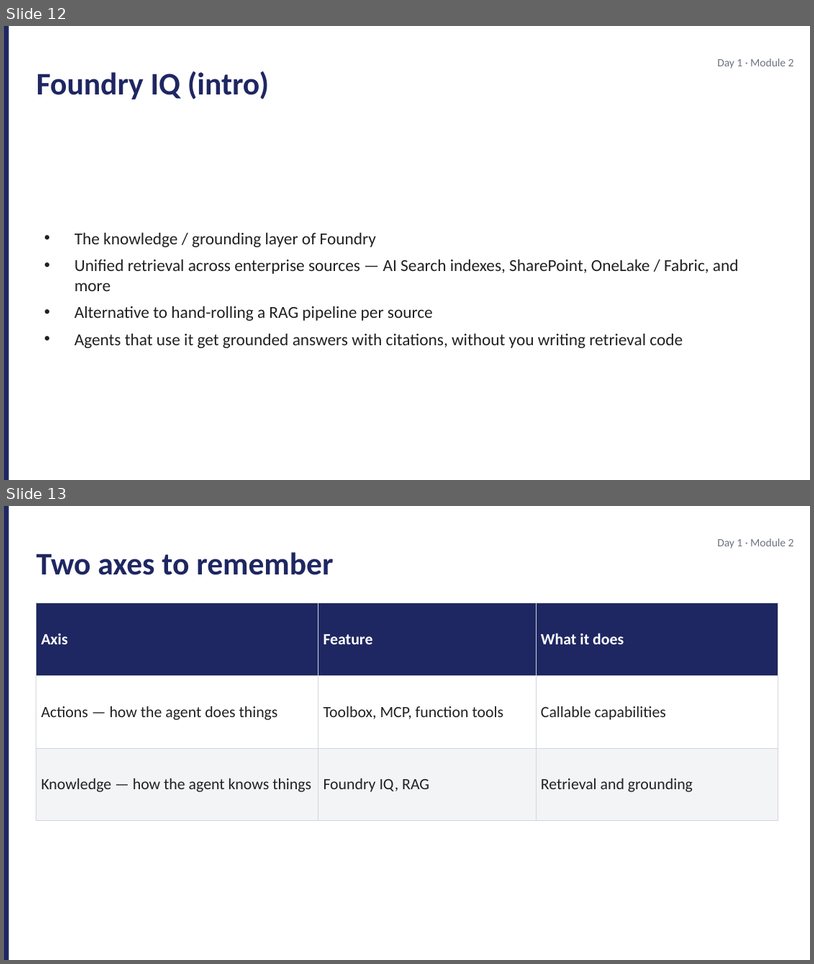
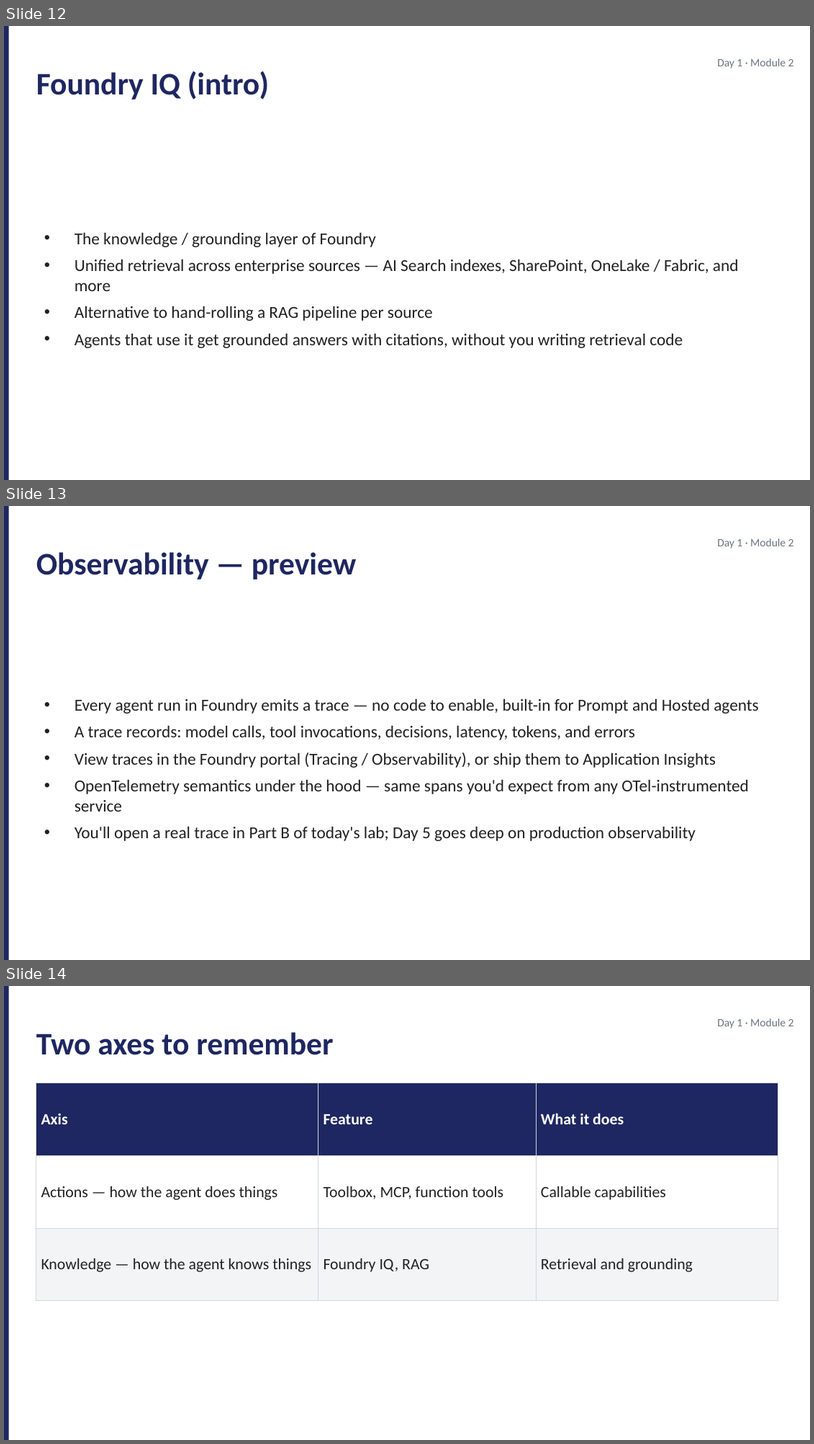
Before and after one commit to JimPiquant/Building-AI-Apps-and-Agents, a slide deck: decks/day1/module-2-foundry-portal.pptx. Shown one above the other, each under a label of ours: slides 12 and 13 before the commit, slides 12, 13 and 14 after it. The pictures are 814x964 and 814x1444 pixels, drawn with LibreOffice and Linux fonts; fonts in the diff are those of the drawing. Boxes give left, top, right and bottom in pixels: in the first picture for what was removed or moved away, otherwise in the second. Text is boxed around its words. In the diff, an @@ line names an element or a change of style, - is before the commit and + after.

```diff
--- a/decks/day1/module-2-foundry-portal.pptx
+++ b/decks/day1/module-2-foundry-portal.pptx
@@ slide 13 added at (4,506,810,960), background #FFFFFF @@
@@ rectangle added at (4,506,9,959), fill #1E2761 @@
@@ text added at (718,538,795,548), 10 pt, text #6B7280 @@
+Day 1 · Module 2
@@ text added at (36,552,356,579), 28 pt, text #1E2761, bold @@
+Observability — preview
@@ text added at (75,698,759,841), 15 pt, text #212121 @@
+• Every agent run in Foundry emits a trace — no code to enable, built-in for Prompt and Hosted agents
+• A trace records: model calls, tool invocations, decisions, latency, tokens, and errors
+• View traces in the Foundry portal (Tracing / Observability), or ship them to Application Insights
+• OpenTelemetry semantics under the hood — same spans you'd expect from any OTel-instrumented service
+• You'll open a real trace in Part B of today's lab; Day 5 goes deep on production observability
@@ what was slide 13 is now slide 14 @@
```
Also in this commit, not shown: 10 other files.
